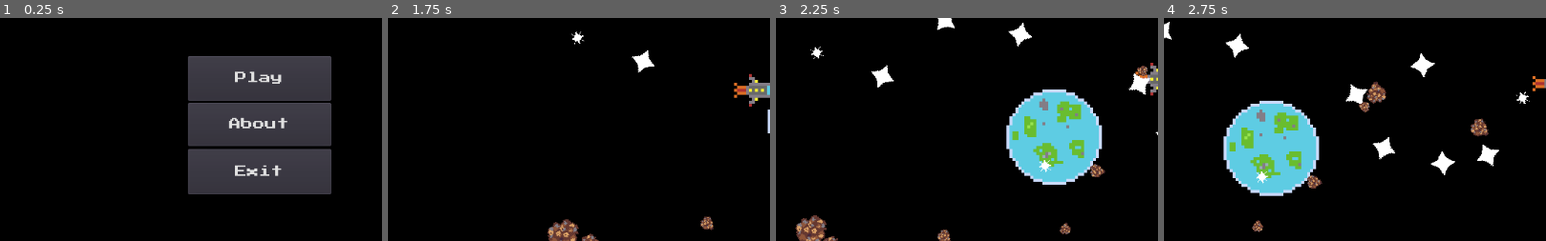
Above: before the commit, frames 1-4 (left to right).
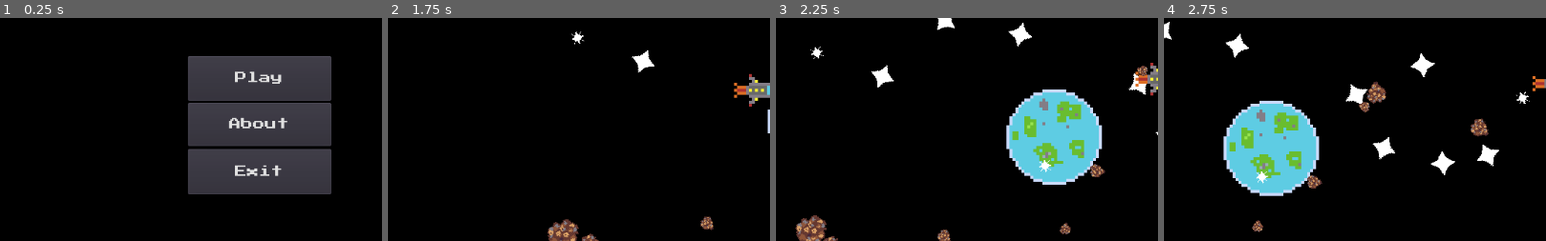
Above: after the commit, the same moments.

Repository: TechRunner2/404-Bounty-Not-Found
Game: Godot game, scene res://Scenes/Main Menu.tscn
Same seed, same stepped clock (60 frames per second), same inputs: the game is played once before the commit and once after it.
Inputs:
- Up to frame 1 (0.25 s): no input
- Up to frame 2 (1.75 s): click "Play" at 0.5 s; hold W (player_up) from 1.28 s (still down); hold Space (primary_fire) from 1.28 s (still down)
- Up to frame 3 (2.25 s): keep holding W (player_up); release Space (primary_fire) at 2.03 s; tap Space (primary_fire) at 2.1 s
- Up to frame 4 (2.75 s): keep holding W (player_up)
The pictures show only the part of the screen within x 13-63%, y 35-85%; the shares and areas given below are measured in that part.

Frames 1-2 are identical in both runs. In frame 3, 0.1% of the frame differs, in the area x 94-98%, y 25-31%; in frame 4, nothing differs.

Commit message:
Updated Z Index to put Objects in front of stars

Diff:
--- a/Objects/Asteroid.tscn
+++ b/Objects/Asteroid.tscn
@@ -9,6 +9,7 @@
 [node name="Asteroid" type="KinematicBody2D" groups=[
 "Asteroid",
 ]]
+z_index = 1
 collision_layer = 4
 collision_mask = 15
 script = ExtResource( 2 )
--- a/Objects/Planet.tscn
+++ b/Objects/Planet.tscn
@@ -20,6 +20,7 @@
 shape = SubResource( 1 )
 
 [node name="ScanArea" type="Area2D" parent="."]
+z_index = 1
 
 [node name="CollisionShape2D" type="CollisionShape2D" parent="ScanArea"]
 shape = SubResource( 2 )
@@ -28,3 +29,4 @@
 scale = Vector2( 4, 4 )
 texture = ExtResource( 1 )
 [connection signal="body_entered" from="ScanArea" to="." method="_on_ScanArea_body_entered"]
+[connection signal="body_exited" from="ScanArea" to="." method="_on_ScanArea_body_exited"]
--- a/Objects/Player.tscn
+++ b/Objects/Player.tscn
@@ -25,7 +25,10 @@
 [sub_resource type="CapsuleShape2D" id=2]
 height = 18.0
 
-[node name="Player" type="KinematicBody2D"]
+[node name="Player" type="KinematicBody2D" groups=[
+"Player",
+]]
+z_index = 1
 collision_mask = 14
 script = ExtResource( 1 )
 speed = 500
